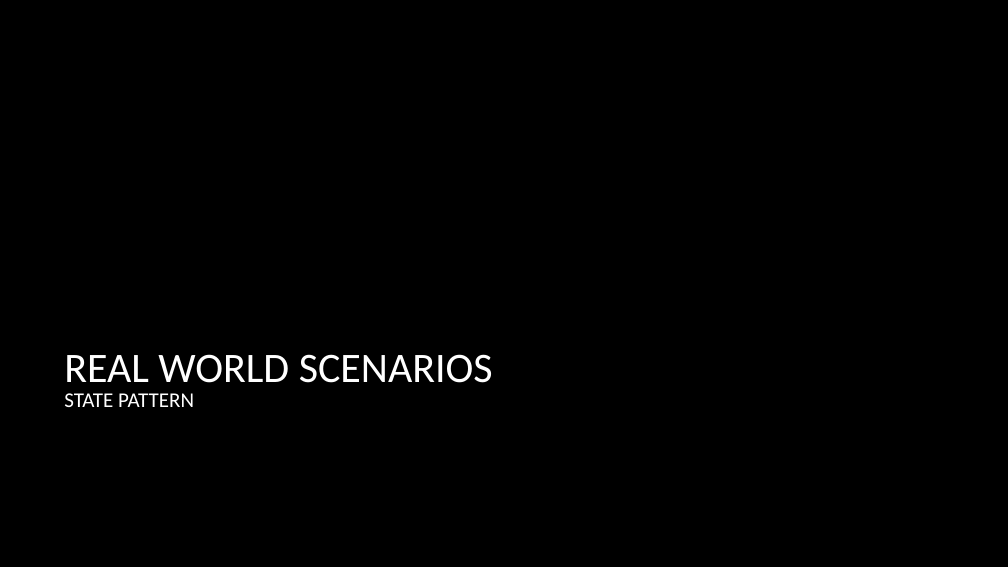
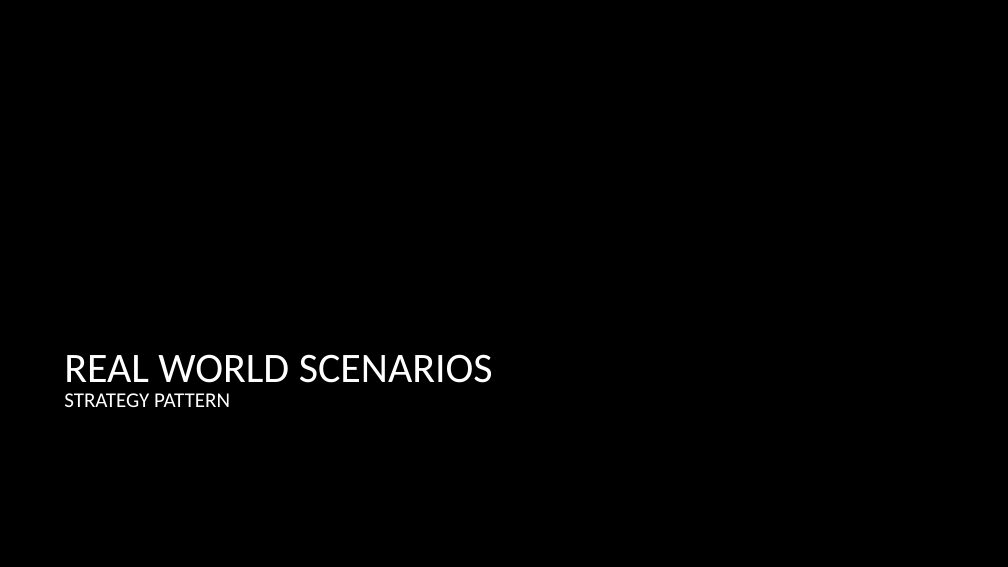
Before and after one commit to dundane/CSC360Demos, a slide deck: slide 103 of CSC360Demo/Design Patterns Slide Show.pptx. Drawn at 1008x567 pixels with LibreOffice and Linux fonts; fonts in the diff are those of the drawing; background and template pictures are left out. Boxes give left, top, right and bottom in pixels: in the first picture for what was removed or moved away, otherwise in the second. Text is boxed around its words. In the diff, an @@ line names an element or a change of style, - is before the commit and + after.

Commit message:
Update for strategy

```diff
--- a/CSC360Demo/Design Patterns Slide Show.pptx
+++ b/CSC360Demo/Design Patterns Slide Show.pptx
@@ text at (64, 393, 230, 407): text changed @@
-STATE PATTERN
+STRATEGY PATTERN
```
Also in this commit, not shown: 8 other slides changed, 2 slides added.
